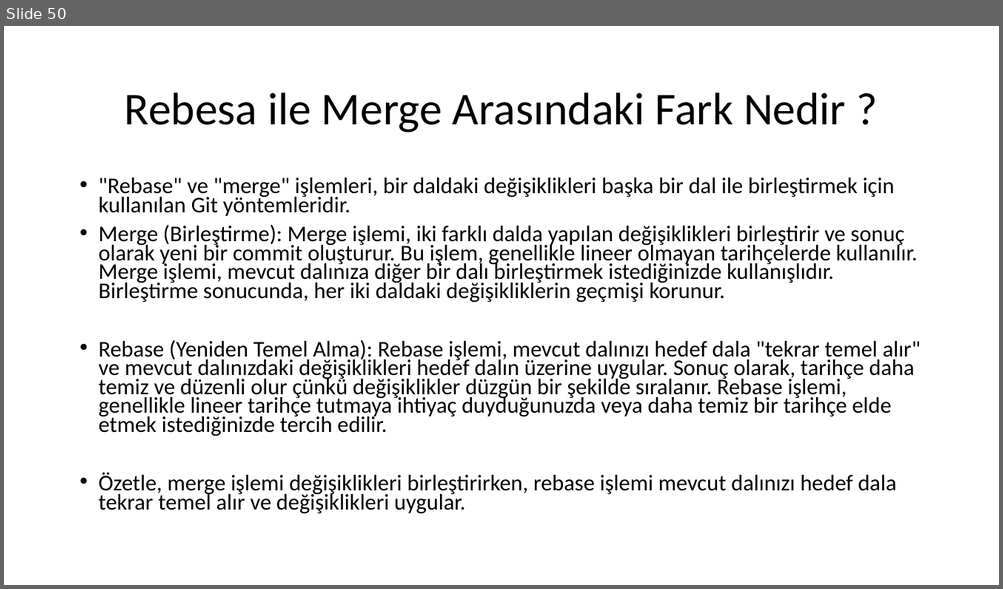
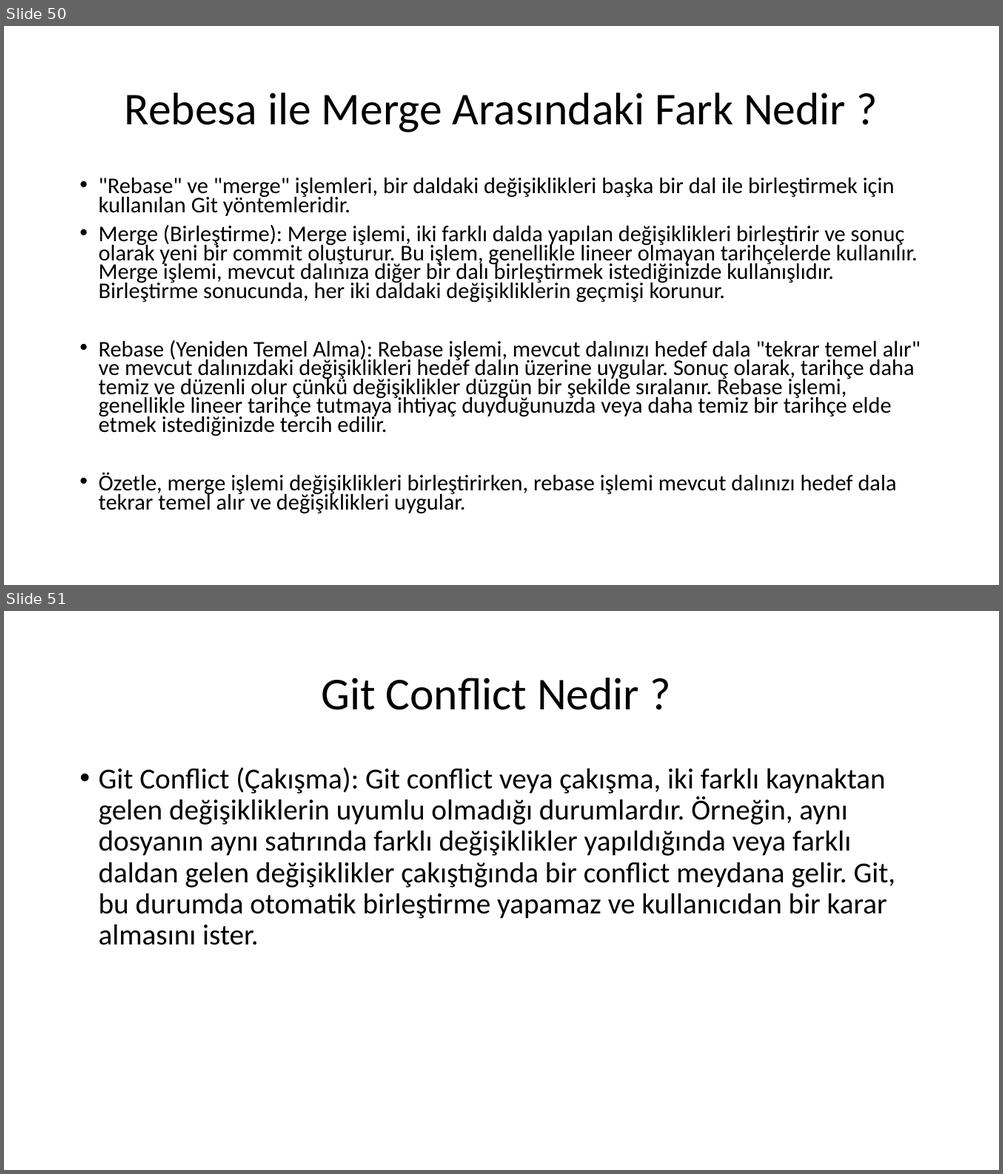
Before and after one commit to tugayayar/devops_project, a slide deck: DevOps Proje Sunusu.pptx. Shown one above the other, each under a label of ours: slide 50 before the commit, slides 50 and 51 after it. The pictures are 1003x589 and 1003x1174 pixels, drawn with LibreOffice and Linux fonts; fonts in the diff are those of the drawing. Boxes give left, top, right and bottom in pixels: in the first picture for what was removed or moved away, otherwise in the second. Text is boxed around its words. In the diff, an @@ line names an element or a change of style, - is before the commit and + after.

Commit message:
Conflict ve Conflict Sonrası Yapılacaklar Sunuya Eklendi

```diff
--- a/DevOps Proje Sunusu.pptx
+++ b/DevOps Proje Sunusu.pptx
@@ slide 51 added at bbox=[4, 611, 999, 1170], background #FFFFFF @@
@@ title added at bbox=[321, 678, 639, 710], 44 pt, text #000000 @@
+Git Conflict Nedir ?
@@ text added at bbox=[99, 767, 896, 945], 28 pt, text #000000 @@
+• Git Conflict (Çakışma): Git conflict veya çakışma, iki farklı kaynaktan gelen değişikliklerin uyumlu olmadığı durumlardır. Örneğin, aynı dosyanın aynı satırında farklı değişiklikler yapıldığında veya farklı daldan gelen değişiklikler çakıştığında bir conflict meydana gelir. Git, bu durumda otomatik birleştirme yapamaz ve kullanıcıdan bir karar almasını ister.
```
Also in this commit, not shown: 1 other slide added.
